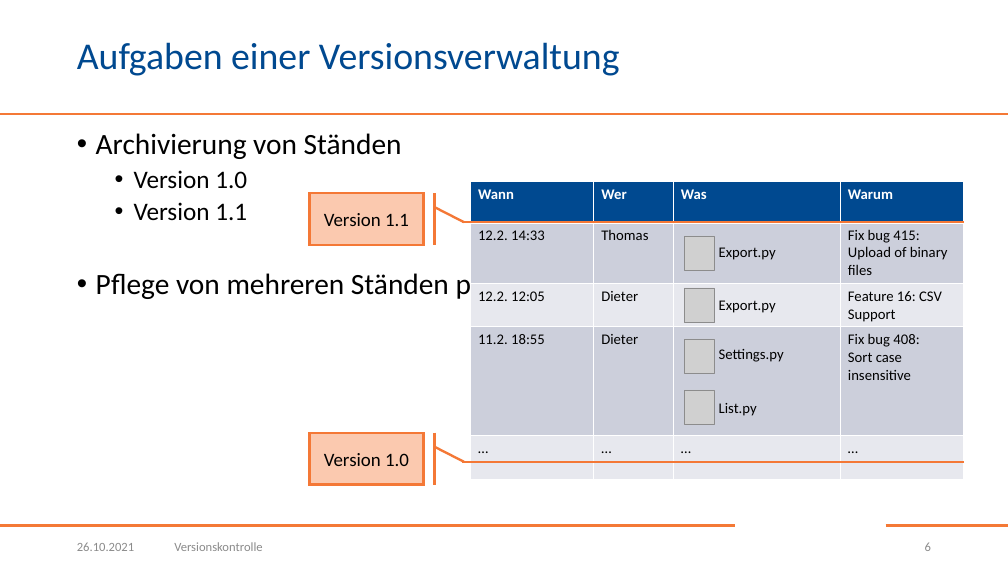
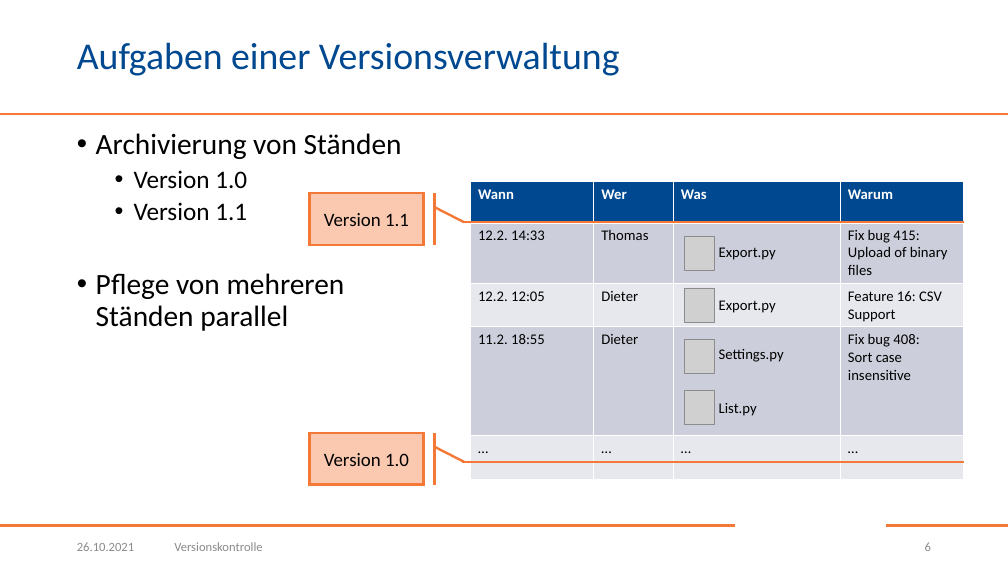
Before and after one commit to BogyMitutoyoCTL/Checklisten-App-2021, a slide deck: slide 6 of Versionskontrolle.pptx. Drawn at 1008x567 pixels with LibreOffice and Linux fonts; fonts in the diff are those of the drawing; grey boxes stand for pictures; background and template pictures are left out. Boxes give left, top, right and bottom in pixels: in the first picture for what was removed or moved away, otherwise in the second. Text is boxed around its words. In the diff, an @@ line names an element or a change of style, - is before the commit and + after.

```diff
--- a/Versionskontrolle.pptx
+++ b/Versionskontrolle.pptx
@@ text "Archivierung von Ständen" rewrapped from [96,133,544,301] to [96,133,402,331] @@
```
Also in this commit, not shown: 2 other files.
